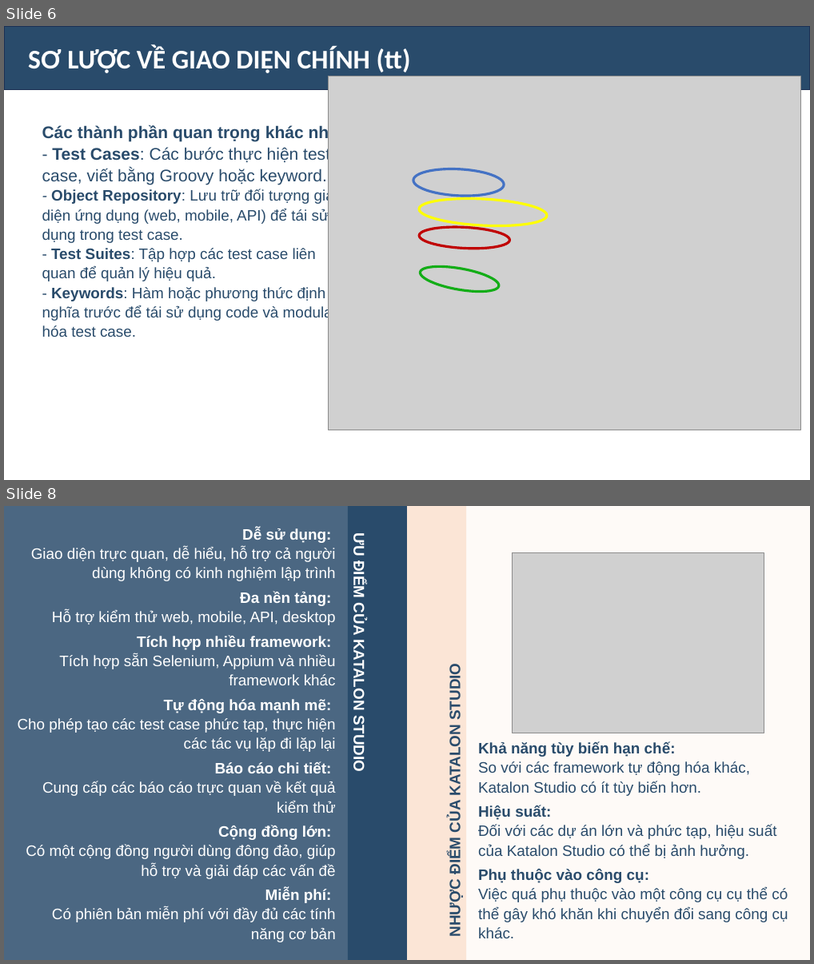
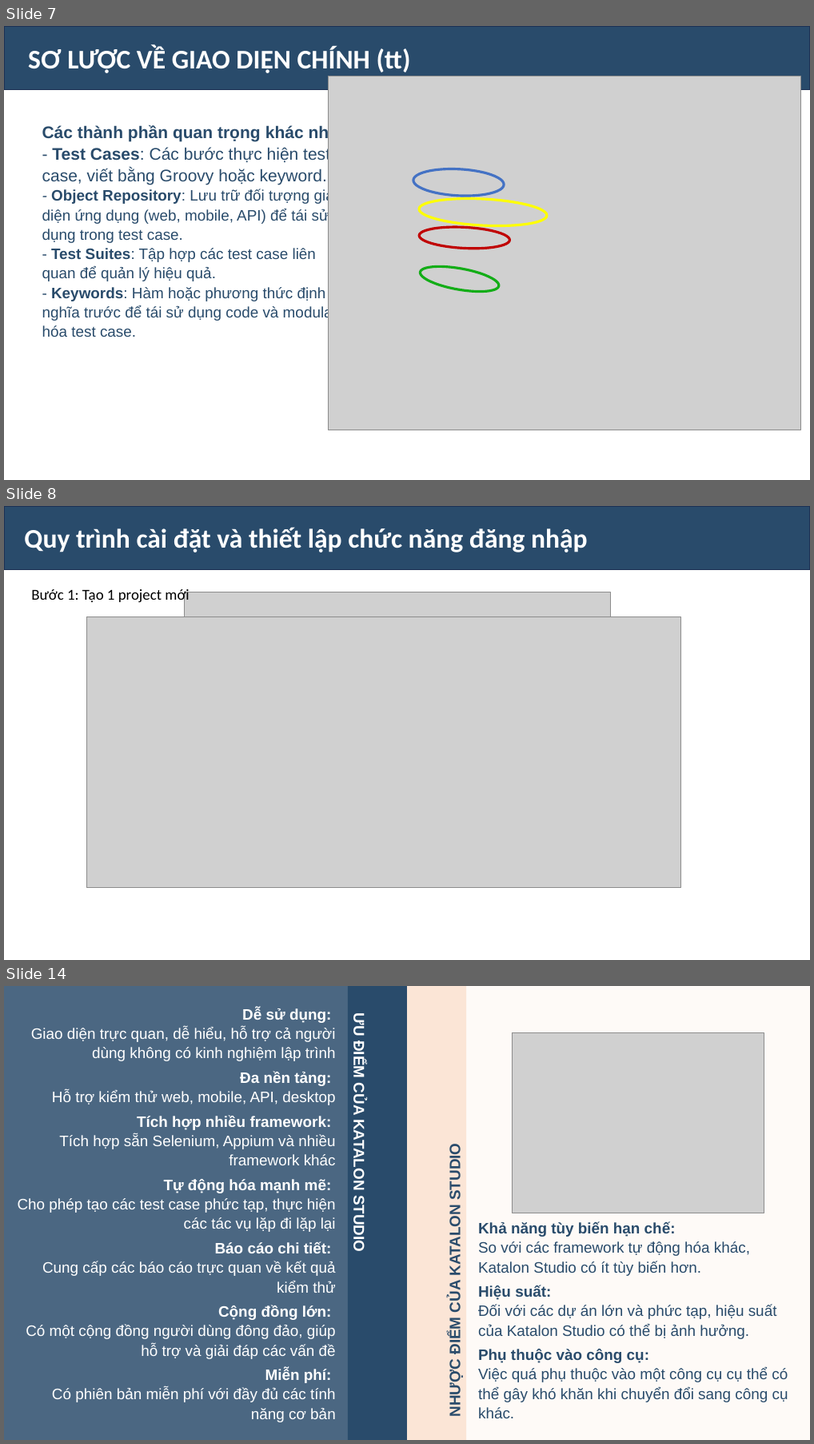
Before and after one commit to Oanh1503-git/DoAnKiemThu, a slide deck: THTH_slide.pptx. Shown one above the other, each under a label of ours: slides 6 and 8 before the commit, slides 7, 8 and 14 after it; the slides between them are not shown. The pictures are 814x964 and 814x1444 pixels, drawn with LibreOffice and Linux fonts; fonts in the diff are those of the drawing; grey boxes stand for pictures. Boxes give left, top, right and bottom in pixels: in the first picture for what was removed or moved away, otherwise in the second. Text is boxed around its words. In the diff, an @@ line names an element or a change of style, - is before the commit and + after.

```diff
--- a/THTH_slide.pptx
+++ b/THTH_slide.pptx
@@ slide 8 added at (x1=4, y1=506, x2=810, y2=960), background #FFFFFF @@
@@ rectangle added at (x1=4, y1=506, x2=810, y2=569), fill #00294F at 84% opacity, outline #1E3256 1 pt @@
@@ text added at (x1=24, y1=527, x2=588, y2=552), 32 pt, text #FFFFFF, bold @@
+Quy trình cài đặt và thiết lập chức năng đăng nhập
@@ text added at (x1=31, y1=589, x2=189, y2=604), 18 pt, text #000000 @@
+Bước 1: Tạo 1 project mới
@@ picture added at (x1=184, y1=592, x2=610, y2=877) @@
@@ picture added at (x1=87, y1=616, x2=682, y2=887) @@
@@ what was slide 6 is now slide 7 @@
@@ what was slide 8 is now slide 14 @@
```
Also in this commit, not shown: 1 slide changed, 6 other slides added, 1 slide removed.
